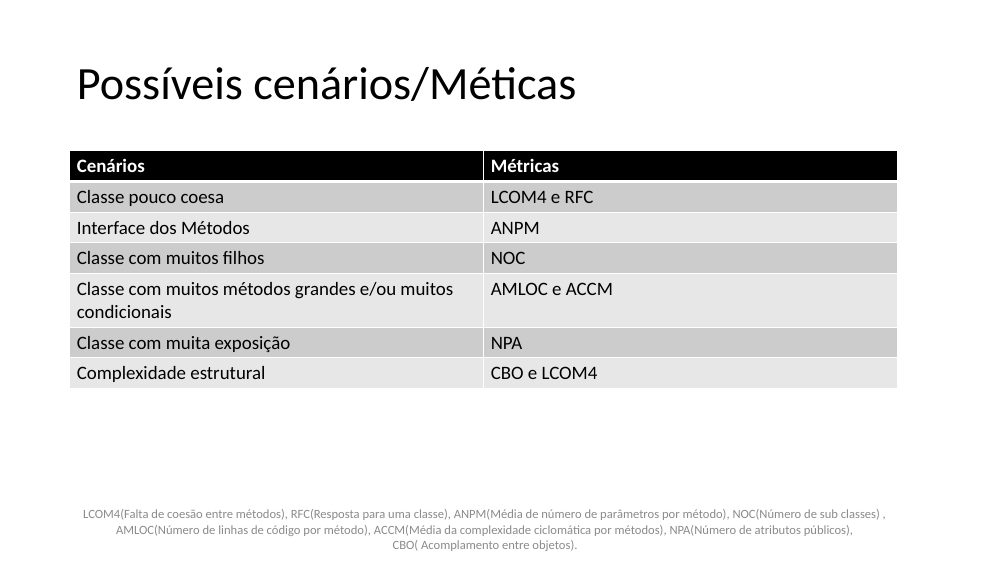
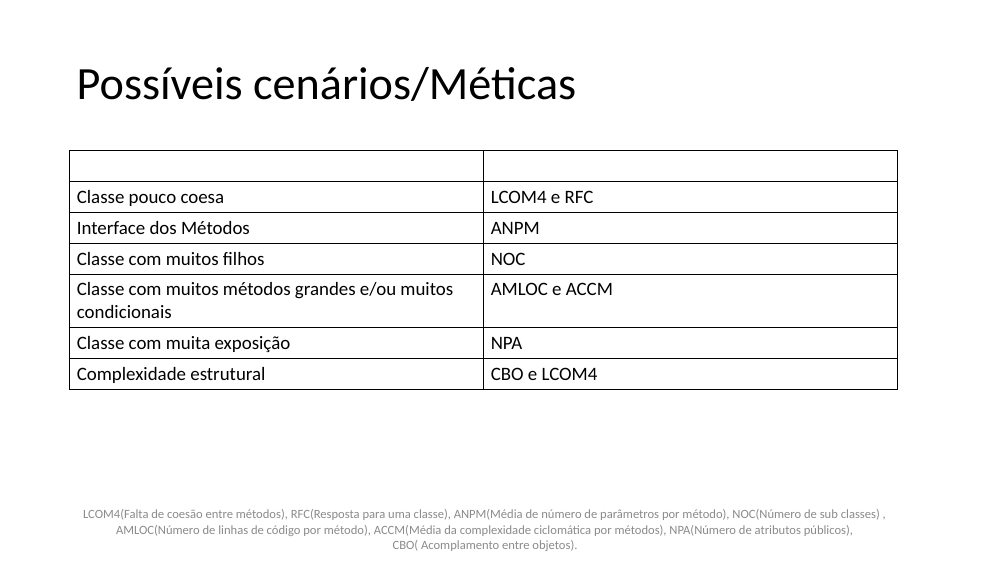
Before and after one commit to gutorc92/apresentacaoTCU, a slide deck: slide 7 of apresentacao.pptx. Drawn at 1008x567 pixels with LibreOffice and Linux fonts; fonts in the diff are those of the drawing. Boxes give left, top, right and bottom in pixels: in the first picture for what was removed or moved away, otherwise in the second. Text is boxed around its words. In the diff, an @@ line names an element or a change of style, - is before the commit and + after.

Commit message:
Escrevendo a apresentacao
Escrevendo conceitos importantes para a apresentacao.

Signed-off-by Gustavo Coelho <gutorc@hotmail.com>

```diff
--- a/apresentacao.pptx
+++ b/apresentacao.pptx
@@ table at [70, 151, 898, 388] @@
@@ fill #000000 to none in row 1 @@
@@ fill #CCCCCC to none in 6 cells @@
@@ fill #E7E7E7 to none in 6 cells @@
@@ borders changed @@
@@ text "LCOM4(Falta de coesão entre métodos), ..." at [83, 509, 880, 551]: text colour #8C8C8C to #8B8B8B @@
```
Also in this commit, not shown: 8 other slides changed, 1 slide removed, 4 other files.
